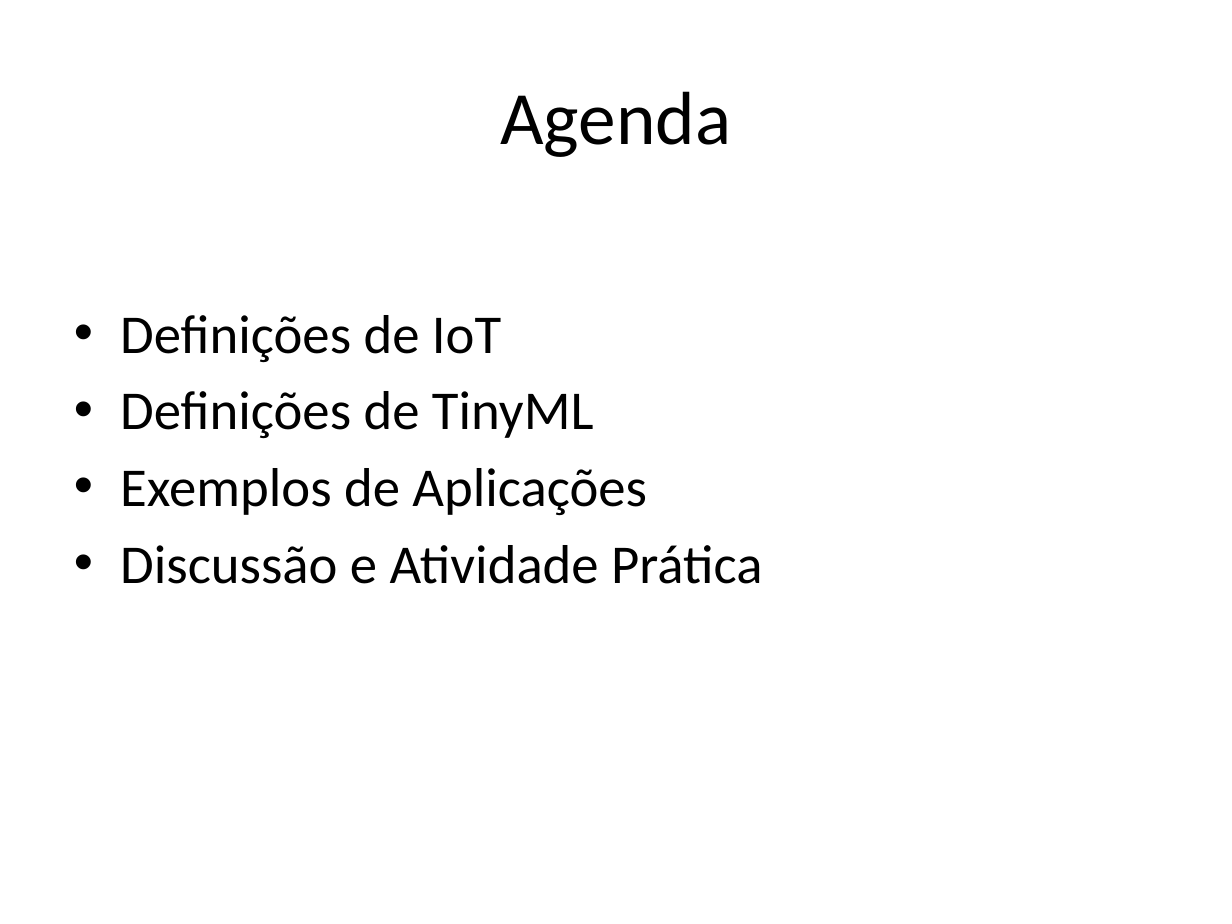
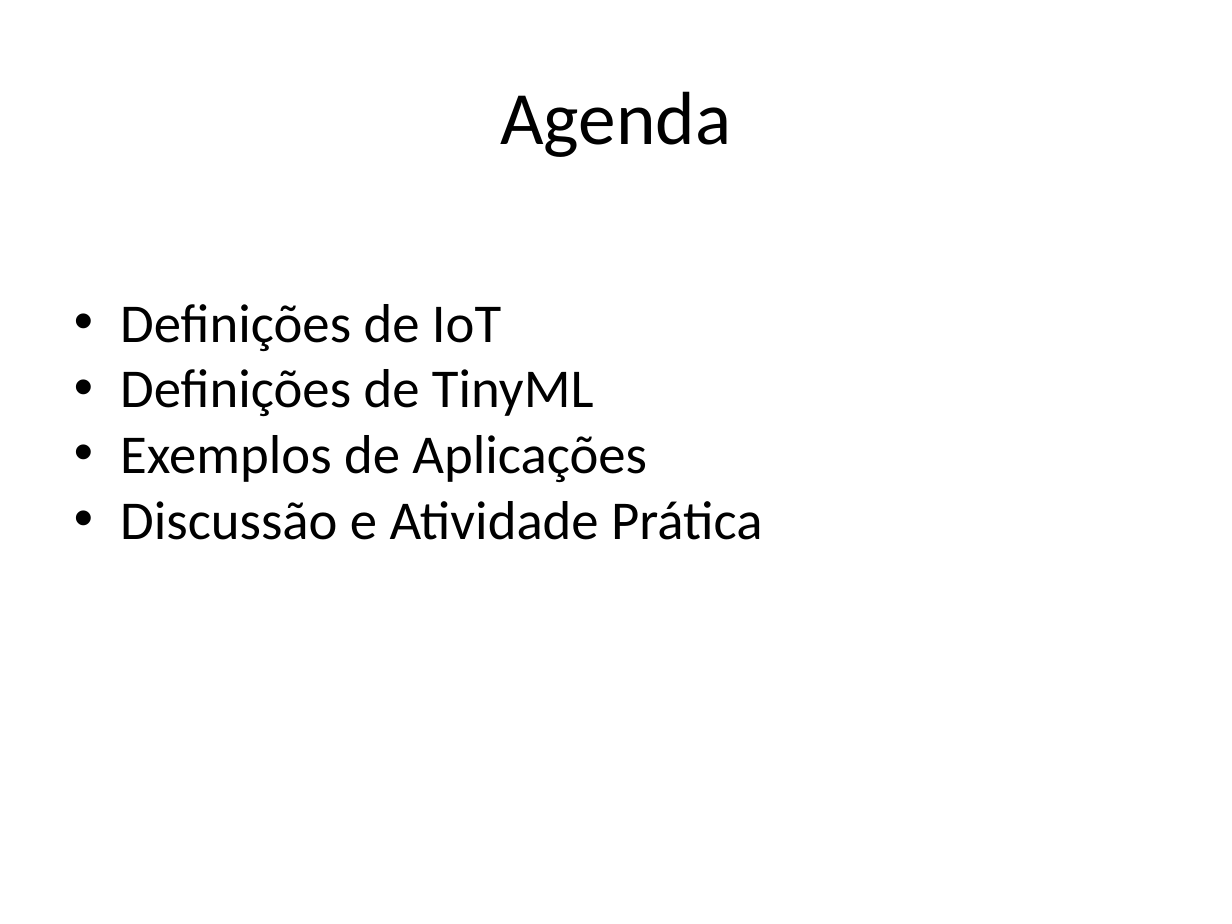
Before and after one commit to antoniorafaelbraga-ufc/01.803.38-Internet-das-Coisas, a slide deck: slide 3 of slides/Aula_01_Introducao_IoT_TinyML.pptx. Drawn at 1232x924 pixels with LibreOffice and Linux fonts; fonts in the diff are those of the drawing. Boxes give left, top, right and bottom in pixels: in the first picture for what was removed or moved away, otherwise in the second. Text is boxed around its words. In the diff, an @@ line names an element or a change of style, - is before the commit and + after.

```diff
--- a/slides/Aula_01_Introducao_IoT_TinyML.pptx
+++ b/slides/Aula_01_Introducao_IoT_TinyML.pptx
@@ text "Definições de IoT" at (120, 304, 762, 540): less space between paragraphs @@
```
Also in this commit, not shown: 2 other slides changed, 3 other files.
